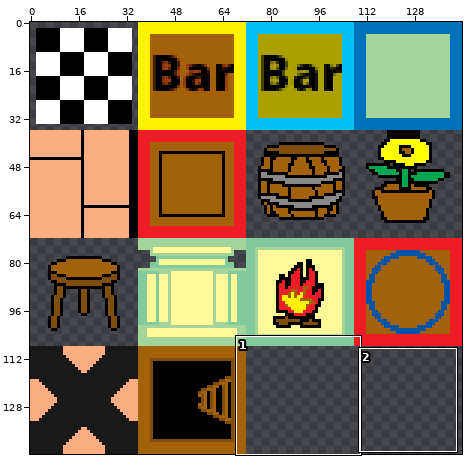
Sprite sheet -- tilesets/t_collisions/output_tileset.png. The picture above shows the old version from afar; the outline marks the close-up.
Close-up. Before the commit:
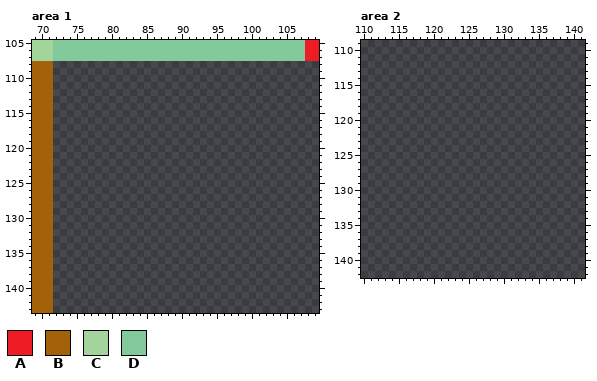
The file is 144x144 pixels. Colours within 5 levels of each other are drawn and written as one. Shown: area 1: x 69..109, y 105..143; area 2: x 110..141, y 109..142.
Palette (. is transparent): A #ee1c24  B #a3620a  C #a3d49c  D #82ca9c
Pixels before, area 1, first column x 69:
105 CCCDDDDDDDDDDDDDDDDDDDDDDDDDDDDDDDDDDDDAA
106 CCCDDDDDDDDDDDDDDDDDDDDDDDDDDDDDDDDDDDDAA
107 CCCDDDDDDDDDDDDDDDDDDDDDDDDDDDDDDDDDDDDAA
108 BBB......................................
109 BBB......................................
110 BBB......................................
111 BBB......................................
112 BBB......................................
113 BBB......................................
114 BBB......................................
115 BBB......................................
116 BBB......................................
117 BBB......................................
118 BBB......................................
119 BBB......................................
120 BBB......................................
121 BBB......................................
122 BBB......................................
123 BBB......................................
124 BBB......................................
125 BBB......................................
126 BBB......................................
127 BBB......................................
128 BBB......................................
129 BBB......................................
130 BBB......................................
131 BBB......................................
132 BBB......................................
133 BBB......................................
134 BBB......................................
135 BBB......................................
136 BBB......................................
137 BBB......................................
138 BBB......................................
139 BBB......................................
140 BBB......................................
141 BBB......................................
142 BBB......................................
143 BBB......................................
The result:
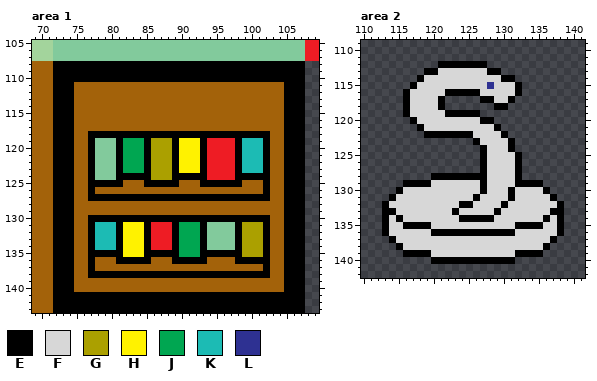
Colours new in this view: E #000000  F #d7d7d7  G #aba000  H #fff200  J #00a651  K #1cbbb4  L #2e3192
What changed:
Changed rows in their new state; - is an unchanged pixel.
Area 1:
first column x 72:
108 EEEEEEEEEEEEEEEEEEEEEEEEEEEEEEEEEEEE
109 EEEEEEEEEEEEEEEEEEEEEEEEEEEEEEEEEEEE
110 EEEEEEEEEEEEEEEEEEEEEEEEEEEEEEEEEEEE
111 EEEBBBBBBBBBBBBBBBBBBBBBBBBBBBBBBEEE
112 EEEBBBBBBBBBBBBBBBBBBBBBBBBBBBBBBEEE
113 EEEBBBBBBBBBBBBBBBBBBBBBBBBBBBBBBEEE
114 EEEBBBBBBBBBBBBBBBBBBBBBBBBBBBBBBEEE
115 EEEBBBBBBBBBBBBBBBBBBBBBBBBBBBBBBEEE
116 EEEBBBBBBBBBBBBBBBBBBBBBBBBBBBBBBEEE
117 EEEBBBBBBBBBBBBBBBBBBBBBBBBBBBBBBEEE
118 EEEBBEEEEEEEEEEEEEEEEEEEEEEEEEEBBEEE
119 EEEBBEDDDEJJJEGGGEHHHEAAAAEKKKEBBEEE
120 EEEBBEDDDEJJJEGGGEHHHEAAAAEKKKEBBEEE
121 EEEBBEDDDEJJJEGGGEHHHEAAAAEKKKEBBEEE
122 EEEBBEDDDEJJJEGGGEHHHEAAAAEKKKEBBEEE
123 EEEBBEDDDEJJJEGGGEHHHEAAAAEKKKEBBEEE
124 EEEBBEDDDEEEEEGGGEEEEEAAAAEEEEEBBEEE
125 EEEBBEEEEEBBBEEEEEBBBEEEEEEBBBEBBEEE
126 EEEBBEBBBBBBBBBBBBBBBBBBBBBBBBEBBEEE
127 EEEBBEEEEEEEEEEEEEEEEEEEEEEEEEEBBEEE
128 EEEBBBBBBBBBBBBBBBBBBBBBBBBBBBBBBEEE
129 EEEBBBBBBBBBBBBBBBBBBBBBBBBBBBBBBEEE
130 EEEBBEEEEEEEEEEEEEEEEEEEEEEEEEEBBEEE
131 EEEBBEKKKEHHHEAAAEJJJEDDDDEGGGEBBEEE
132 EEEBBEKKKEHHHEAAAEJJJEDDDDEGGGEBBEEE
133 EEEBBEKKKEHHHEAAAEJJJEDDDDEGGGEBBEEE
134 EEEBBEKKKEHHHEAAAEJJJEDDDDEGGGEBBEEE
135 EEEBBEEEEEHHHEEEEEJJJEEEEEEGGGEBBEEE
136 EEEBBEBBBEEEEEBBBEEEEEBBBBEEEEEBBEEE
137 EEEBBEBBBBBBBBBBBBBBBBBBBBBBBBEBBEEE
138 EEEBBEEEEEEEEEEEEEEEEEEEEEEEEEEBBEEE
139 EEEBBBBBBBBBBBBBBBBBBBBBBBBBBBBBBEEE
140 EEEBBBBBBBBBBBBBBBBBBBBBBBBBBBBBBEEE
141 EEEEEEEEEEEEEEEEEEEEEEEEEEEEEEEEEEEE
142 EEEEEEEEEEEEEEEEEEEEEEEEEEEEEEEEEEEE
143 EEEEEEEEEEEEEEEEEEEEEEEEEEEEEEEEEEEE
Area 2:
first column x 113:
112 --------EEEEEEE-----------
113 ------EEFFFFFFFEE---------
114 -----EFFFFFFFFFFFEE-------
115 ----EFFFFFFFFFFLFFFE------
116 ---EFFFFFEEEEEFFFFFE------
117 ---EFFFFE-----EEFFE-------
118 ---EFFFFE-------EE--------
119 ---EFFFFFEEEEE------------
120 ----EFFFFFFFFFEE----------
121 -----EFFFFFFFFFFE---------
122 ------EEEEEEEFFFFE--------
123 -------------EFFFFE-------
124 --------------EFFFE-------
125 --------------EFFFFE------
126 --------------EFFFFE------
127 --------------EFFFFE------
128 -------EEEEEEEEFFFFE------
129 ---EEEEFFFFFFFEFFFFEEEE---
130 --EFFFFFFFFFFFEFFFEFFFFE--
131 -EFFFFFFFFFFFEFFFFEFFFFFE-
132 EFFFFFFFFFFEEFFFFEFFFFFFFE
133 EEFFFFFFFFEFFFFFEFFFFFFFEE
134 EFEFFFFFFFFEEEEEFFFFFFFEFE
135 EFFEEEEFFFFFFFFFFFFEEEEFFE
136 EFFFFFFEEEEEEEEEEEEFFFFFFE
137 -EFFFFFFFFFFFFFFFFFFFFFFE-
138 --EFFFFFFFFFFFFFFFFFFFFE--
139 ---EEEEFFFFFFFFFFFFEEEE---
140 -------EEEEEEEEEEEE-------
Where, in picture pixels (left, top, right, bottom), the same in both close-ups:
added: (53, 61, 305, 313)
added: (382, 61, 564, 264)
